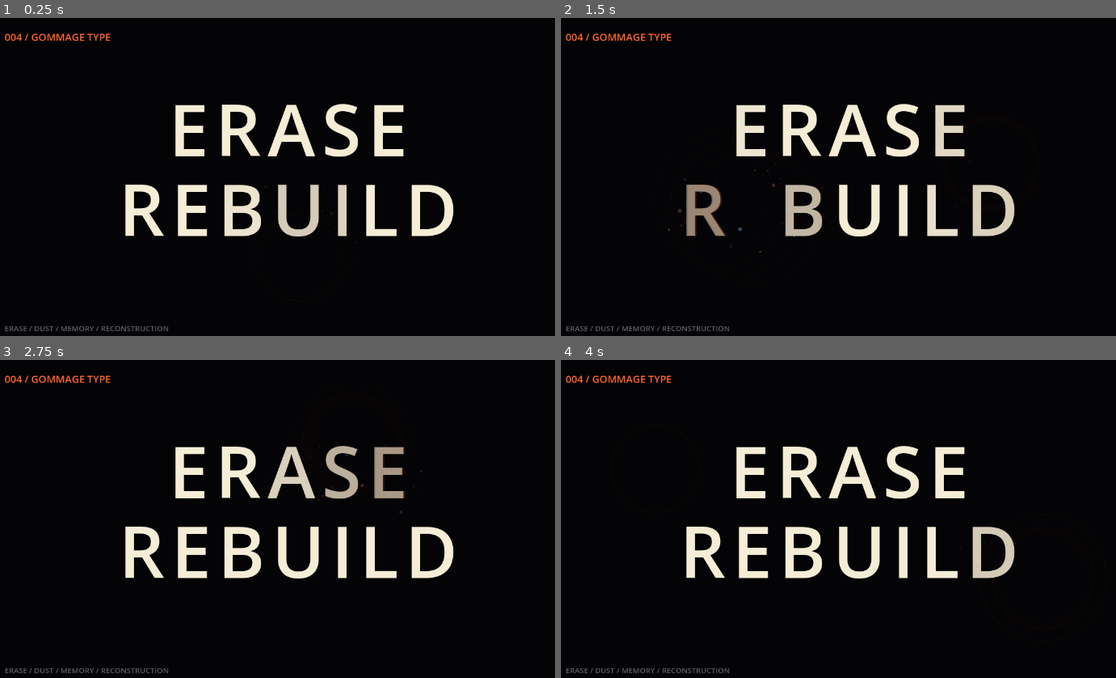
Above: before the commit, frames 1-4 (two rows, left to right).
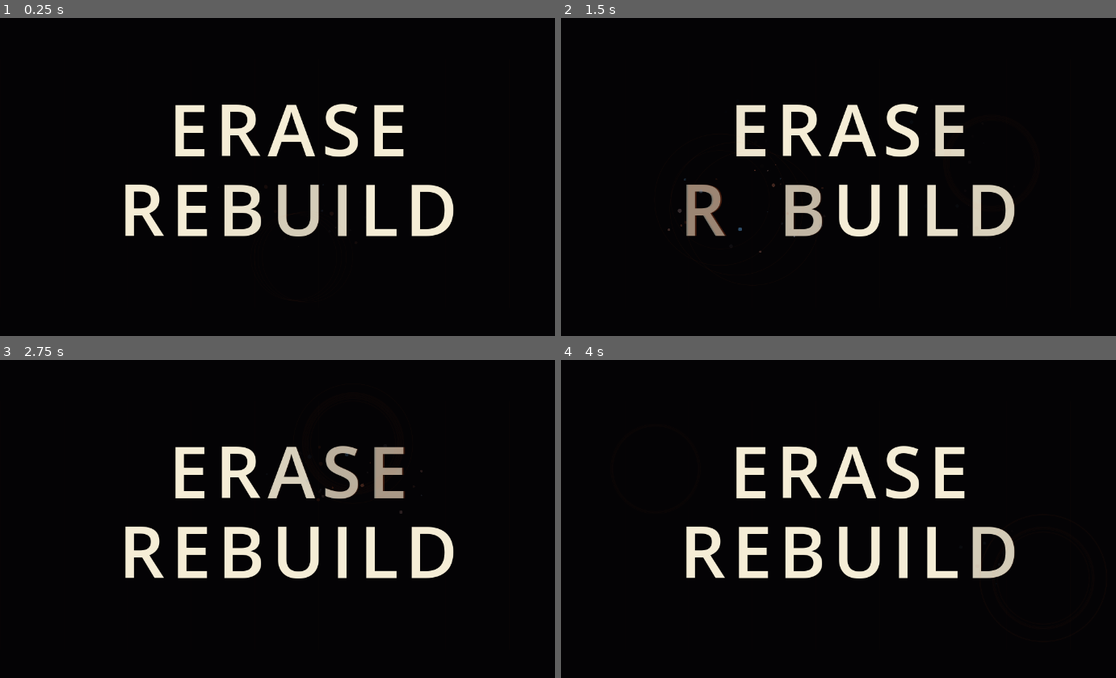
Above: after the commit, the same moments.

Repository: Rzbck/godot-creative-lab
Game: Godot game, scene res://sketches/004_gommage_type/runtime/gommage_type.tscn
The game is run twice, just before and just after one commit, with the same random seed, the same clock (stepped at 60 frames per second) and the same inputs. This scene is started directly instead of the project's main scene.
Inputs (mouse positions are in pixels of both pictures, inside the frame that each line leads up to):
- Up to frame 1 (0.25 s): no input
- Up to frame 2 (1.5 s): tap Enter at 0.5 s; move the mouse to (993, 164) at 0.52 s; click (993, 164) at 0.67 s; drag from (721, 199) to (816, 253) at 1.27 s
- Up to frame 3 (2.75 s): move the mouse to (355, 442) at 2.02 s; click (355, 442) at 2.17 s
- Up to frame 4 (4 s): drag from (816, 595) to (655, 468) at 2.77 s; move the mouse to (1043, 579) at 3.52 s; click (1043, 579) at 3.67 s

The runs differ from the first frame. In frame 1, 0.5% of the frame differs, in the area x 0-31%, y 4-99%; in frame 2, 0.5%; in frame 3, 0.5%; in frame 4, 0.5%.

Commit message:
fix: remove gommage type output captions

Diff:
--- a/sketches/004_gommage_type/runtime/gommage_type.gd
+++ b/sketches/004_gommage_type/runtime/gommage_type.gd
@@ -205,9 +205,6 @@
             glyph_global_index += 1
 
     _draw_eraser_marks(accent)
-    draw_string(font, Vector2(78.0, 82.0), "004 / GOMMAGE TYPE", HORIZONTAL_ALIGNMENT_LEFT, -1.0, 20, accent)
-    draw_string(font, Vector2(78.0, 656.0), "ERASE / DUST / MEMORY / RECONSTRUCTION", HORIZONTAL_ALIGNMENT_LEFT, -1.0, 15, Color(0.82, 0.8, 0.86, 0.46))
-
     end_design_draw()
 
 
